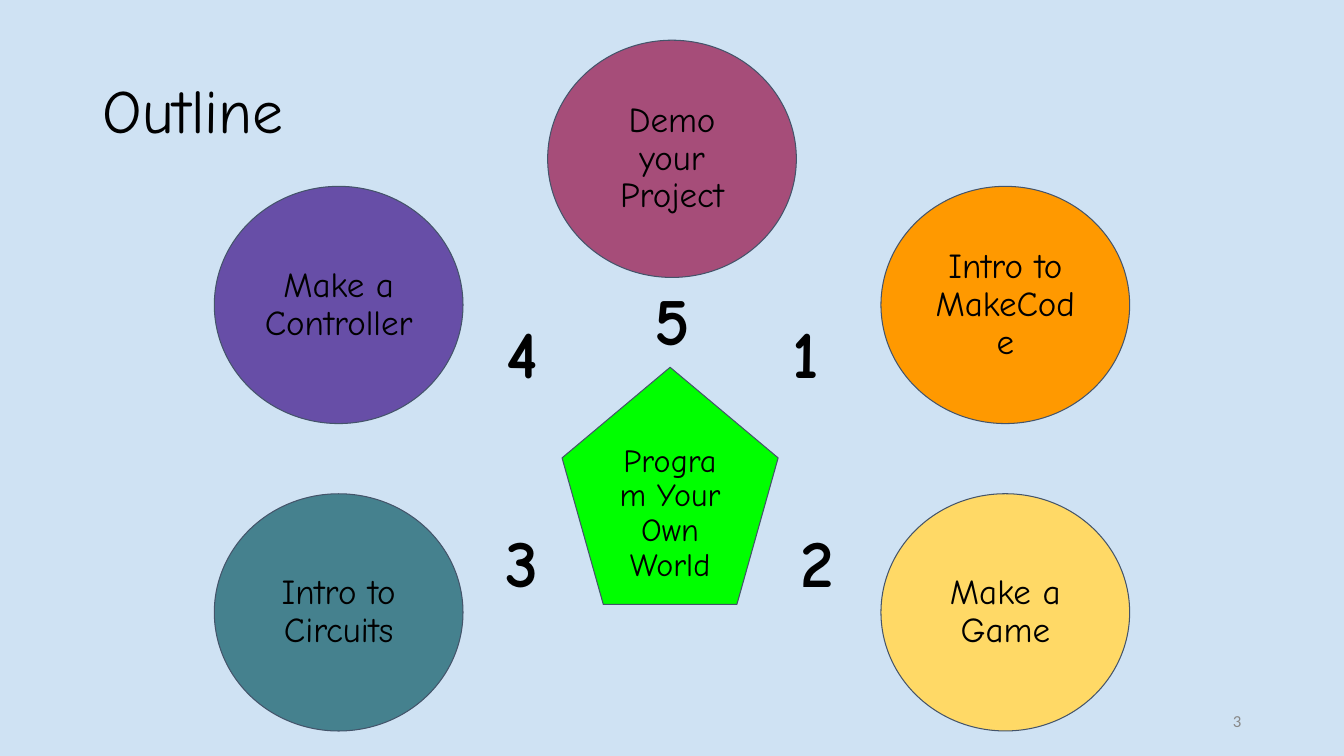
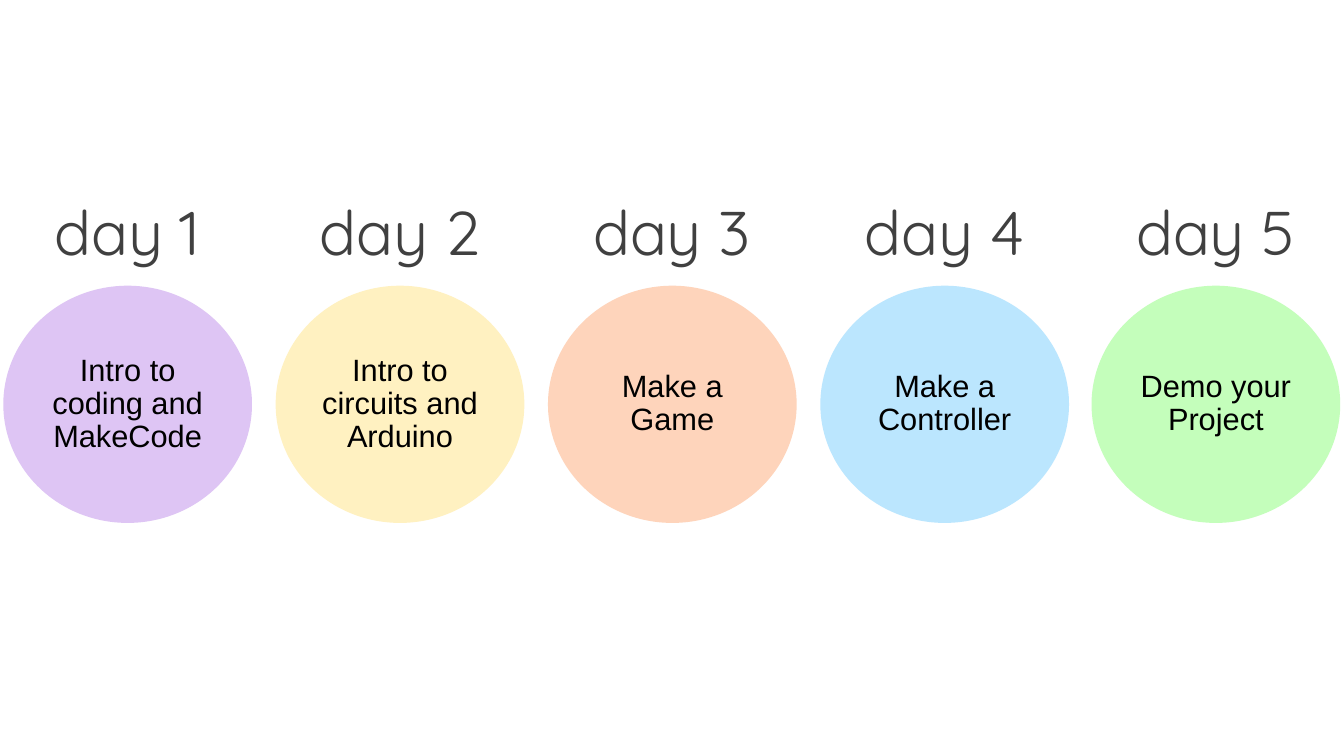
Before and after one commit to BMW-lab-MSU/game-controller-summer-camp, a slide deck: slide 2 of slides/programming-your-own-world-slides.odp (slide 3 before the commit). Drawn at 1344x756 pixels with LibreOffice and Linux fonts; fonts in the diff are those of the drawing. Boxes give left, top, right and bottom in pixels: in the first picture for what was removed or moved away, otherwise in the second. Text is boxed around its words. In the diff, an @@ line names an element or a change of style, - is before the commit and + after.

```diff
--- a/slides/programming-your-own-world-slides.odp
+++ b/slides/programming-your-own-world-slides.odp
@@ background #CFE2F3 to #FFFFFF @@
@@ title removed at (102,91,283,134) @@
-Outline
@@ text at (55,209,201,268): text changed; size 48 to 44 pt; font Comic Neue to Quicksand; text colour #000000 to #404040; bold off @@
-1
+day 1
@@ text at (320,209,480,268): text changed; size 48 to 44 pt; font Comic Neue to Quicksand; text colour #000000 to #404040; bold off @@
-2
+day 2
@@ text "day 3" at (594,209,751,268): vertical alignment middle to top @@
@@ text at (594,209,751,268): text changed; size 12 to 44 pt; font Calibri to Quicksand; text colour #888888 to #404040 @@
-3
+day 3
@@ text at (865,209,1024,268): text changed; size 48 to 44 pt; font Comic Neue to Quicksand; text colour #000000 to #404040; bold off @@
-4
+day 4
@@ text at (1136,209,1295,268): text changed; size 48 to 44 pt; font Comic Neue to Quicksand; text colour #000000 to #404040; bold off @@
-5
+day 5
@@ ellipse "Intro to coding and MakeCode": place and size @@
-ellipse "Intro to coding and MakeCode" at (881,187,1130,423)
+ellipse "Intro to coding and MakeCode" at (3,285,252,522)
@@ ellipse "Intro to coding and MakeCode" at (3,285,252,522): fill #FF9900 to #DEC5F4; outline #44546A 0.74 pt to none @@
@@ ellipse "Intro to circuits and Arduino": place and size @@
-ellipse "Intro to circuits and Arduino" at (215,494,464,731)
+ellipse "Intro to circuits and Arduino" at (275,285,524,522)
@@ ellipse "Intro to circuits and Arduino" at (275,285,524,522): fill #45818E to #FFF1C1; outline #44546A 0.74 pt to none @@
@@ ellipse "Make a Game": place and size @@
-ellipse "Make a Game" at (881,494,1130,731)
+ellipse "Make a Game" at (548,285,798,522)
@@ ellipse "Make a Game" at (548,285,798,522): size 25 to 22 pt, font Comic Neue to Arial; fill #FFD966 to #FED4BB; outline #44546A 0.74 pt to none @@
@@ ellipse "Make a Controller": place and size @@
-ellipse "Make a Controller" at (215,187,464,423)
+ellipse "Make a Controller" at (821,285,1070,522)
@@ ellipse "Make a Controller" at (821,285,1070,522): size 25 to 22 pt, font Comic Neue to Arial; fill #674EA7 to #BBE6FE; outline #44546A 0.74 pt to none @@
@@ ellipse "Demo your Project": place and size @@
-ellipse "Demo your Project" at (547,40,797,277)
+ellipse "Demo your Project" at (1092,285,1341,522)
@@ ellipse "Demo your Project" at (1092,285,1341,522): size 25 to 22 pt, font Comic Neue to Arial; fill #A64D79 to #C4FEBB; outline #44546A 0.74 pt to none @@
@@ text in ellipse at (52,359,202,448): text changed; size 25 to 22 pt; font Comic Neue to Arial @@
-Intro to MakeCode
+Intro to coding and MakeCode
@@ text in ellipse at (322,359,477,448): text changed; size 25 to 22 pt; font Comic Neue to Arial @@
-Intro to Circuits
+Intro to circuits and Arduino
@@ pentagon removed at (563,367,778,604) @@
-Program Your Own World
@@ text removed at (506,542,539,588) @@
-3
```
Also in this commit, not shown: 12 other slides changed, 6 slides added, 1 slide removed.
